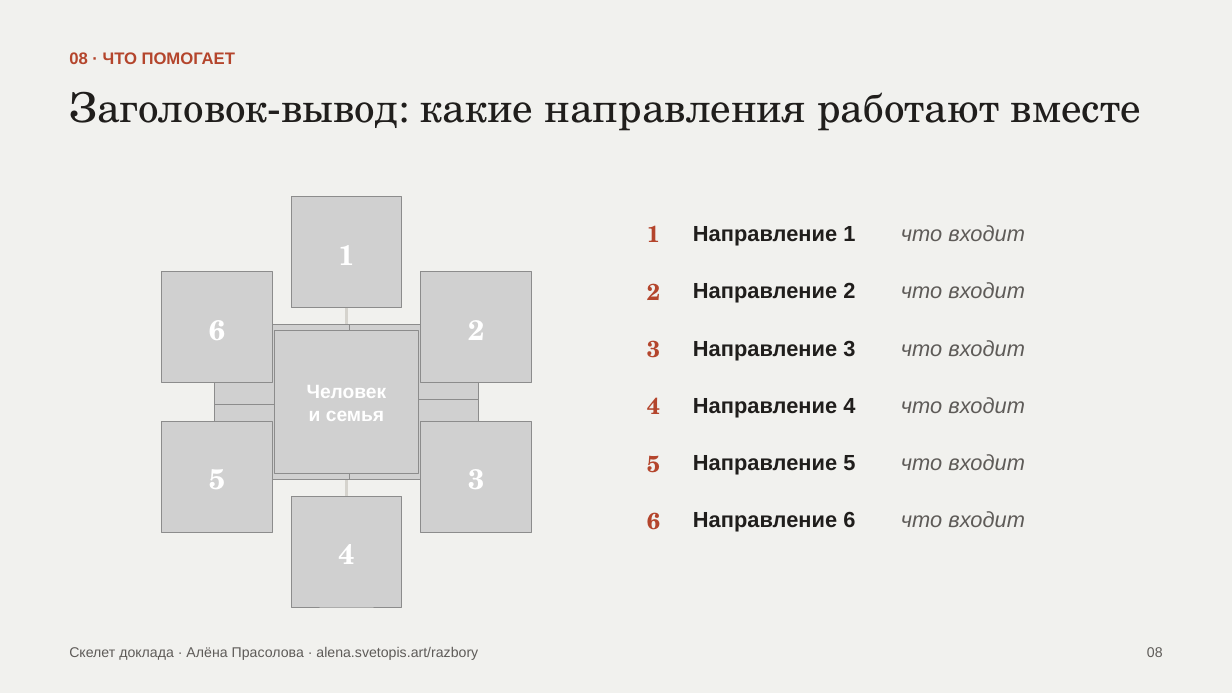
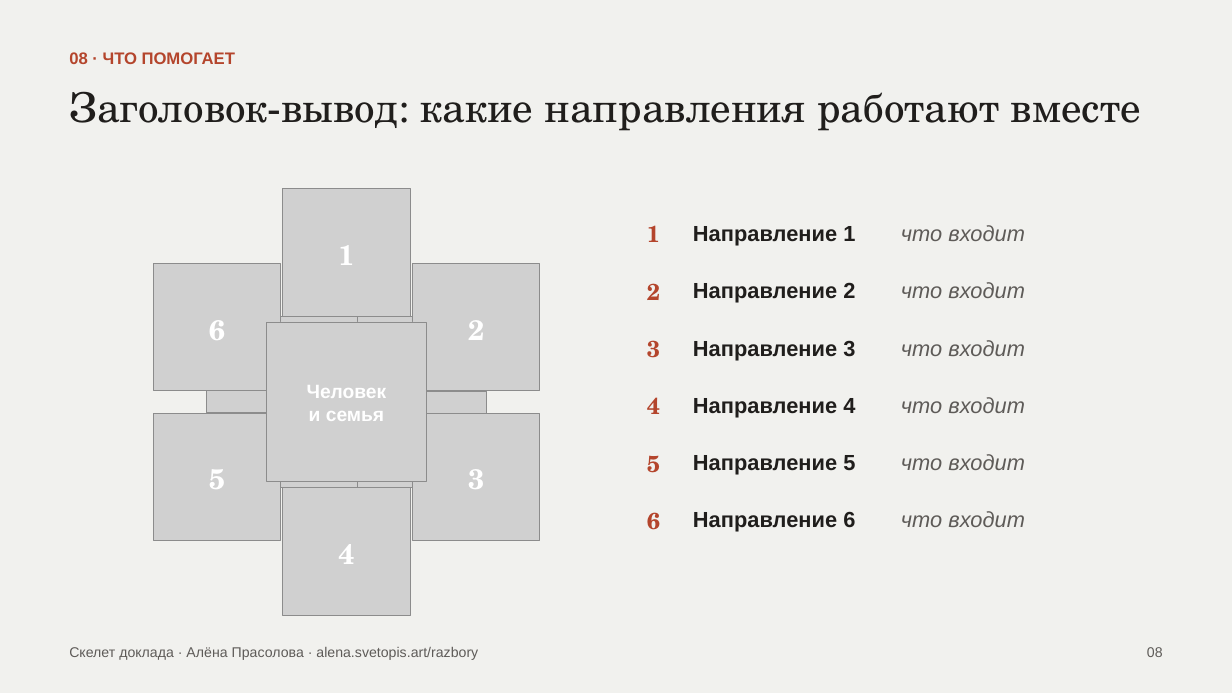
Before and after one commit to AlenaPrasol/vizitka-alena, a slide deck: slide 9 of razbory/prezentaciya-psihologa/fayly/skelet-doklada-15-slaydov.pptx. Drawn at 1232x693 pixels with LibreOffice and Linux fonts; fonts in the diff are those of the drawing; grey boxes stand for pictures. Boxes give left, top, right and bottom in pixels: in the first picture for what was removed or moved away, otherwise in the second. Text is boxed around its words. In the diff, an @@ line names an element or a change of style, - is before the commit and + after.

```diff
--- a/razbory/prezentaciya-psihologa/fayly/skelet-doklada-15-slaydov.pptx
+++ b/razbory/prezentaciya-psihologa/fayly/skelet-doklada-15-slaydov.pptx
@@ picture: place and size @@
-picture at [291,197,402,308]
+picture at [283,189,410,316]
@@ picture: place and size @@
-picture at [162,272,273,383]
+picture at [153,263,281,391]
@@ rectangle at [346,252,348,402]: shadow on @@
@@ picture: place and size @@
-picture at [421,272,531,383]
+picture at [412,263,540,391]
@@ picture: place and size @@
-picture at [214,324,349,405]
+picture at [206,316,357,412]
@@ picture: place and size @@
-picture at [275,330,419,473]
+picture at [266,322,426,482]
@@ picture: place and size @@
-picture at [344,324,479,405]
+picture at [335,316,486,412]
@@ picture: place and size @@
-picture at [162,421,273,532]
+picture at [153,413,281,541]
@@ picture: place and size @@
-picture at [214,399,349,480]
+picture at [206,391,357,487]
@@ picture: place and size @@
-picture at [344,399,479,480]
+picture at [335,391,486,487]
@@ rectangle at [346,402,348,552]: shadow on @@
@@ picture: place and size @@
-picture at [421,421,531,532]
+picture at [412,413,540,541]
@@ picture: place and size @@
-picture at [291,496,402,607]
+picture at [283,488,410,616]
```
Also in this commit, not shown: 14 other slides changed, 7 other files.
